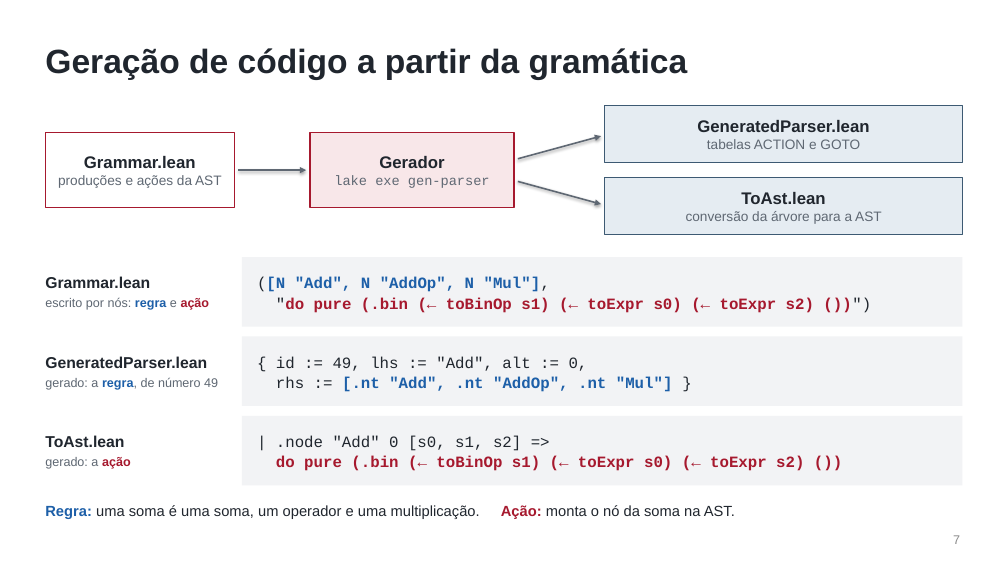
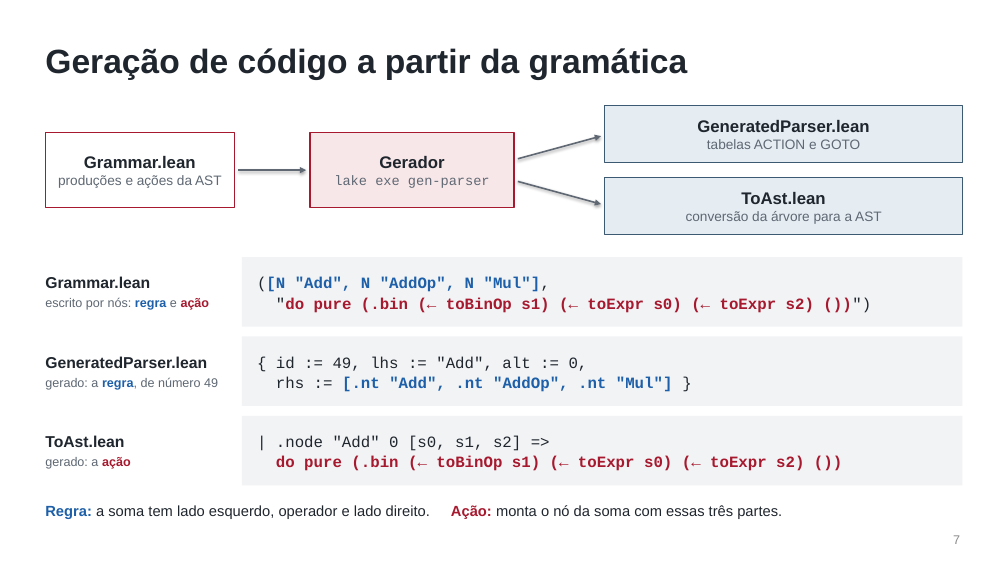
Before and after one commit to Henrique-apassos/minic-compiler, a slide deck: slide 7 of docs/apresentacao-final/minic-apresentacao-final.pptx. Drawn at 1008x567 pixels with LibreOffice and Linux fonts; fonts in the diff are those of the drawing. Boxes give left, top, right and bottom in pixels: in the first picture for what was removed or moved away, otherwise in the second. Text is boxed around its words. In the diff, an @@ line names an element or a change of style, - is before the commit and + after.

```diff
--- a/docs/apresentacao-final/minic-apresentacao-final.pptx
+++ b/docs/apresentacao-final/minic-apresentacao-final.pptx
@@ text at bbox=[45, 505, 782, 519]: text changed @@
-Regra: uma soma é uma soma, um operador e uma multiplicação. Ação: monta o nó da soma na AST.
+Regra: a soma tem lado esquerdo, operador e lado direito. Ação: monta o nó da soma com essas três partes.
```
Also in this commit, not shown: 1 other file.
